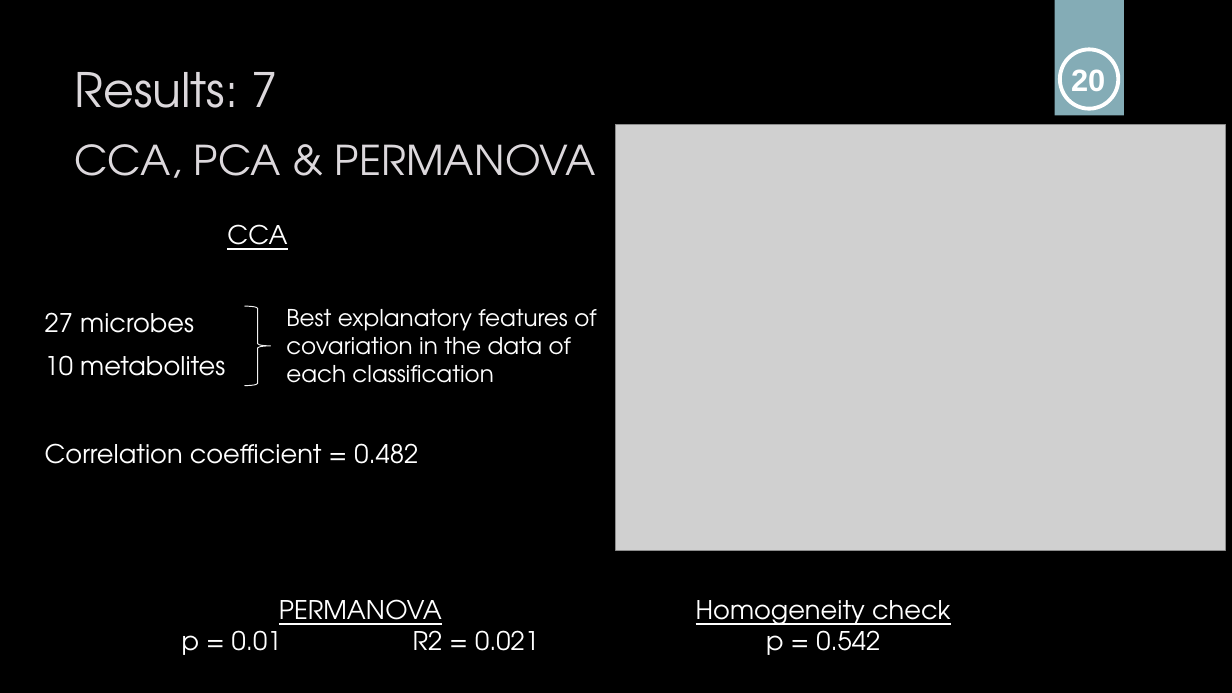
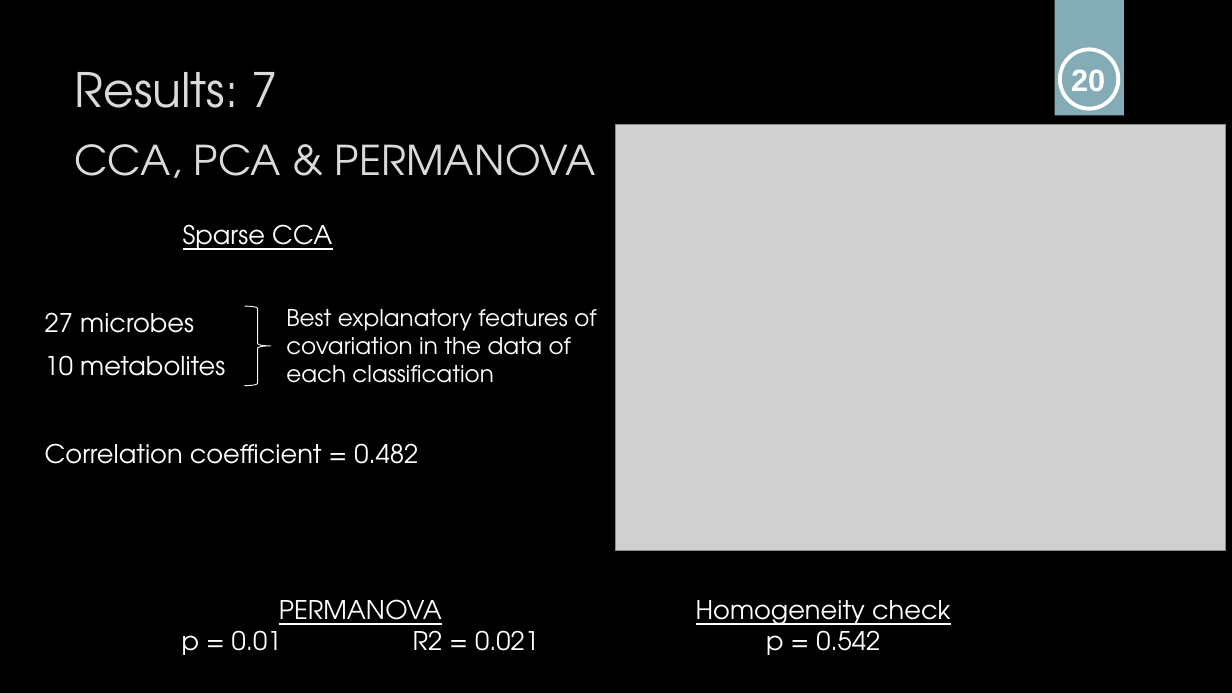
Before and after one commit to sabdeolive/Sabrina_BMS_Bachelor-Internship, a slide deck: slide 21 of Intermediary Presentation.pptx. Drawn at 1232x693 pixels with LibreOffice and Linux fonts; fonts in the diff are those of the drawing; grey boxes stand for pictures; background and template pictures are left out. Boxes give left, top, right and bottom in pixels: in the first picture for what was removed or moved away, otherwise in the second. Text is boxed around its words. In the diff, an @@ line names an element or a change of style, - is before the commit and + after.

```diff
--- a/Intermediary Presentation.pptx
+++ b/Intermediary Presentation.pptx
@@ text at (x1=183, y1=224, x2=332, y2=250): text changed @@
-CCA
+Sparse CCA
```
Also in this commit, not shown: 2 other slides changed.
